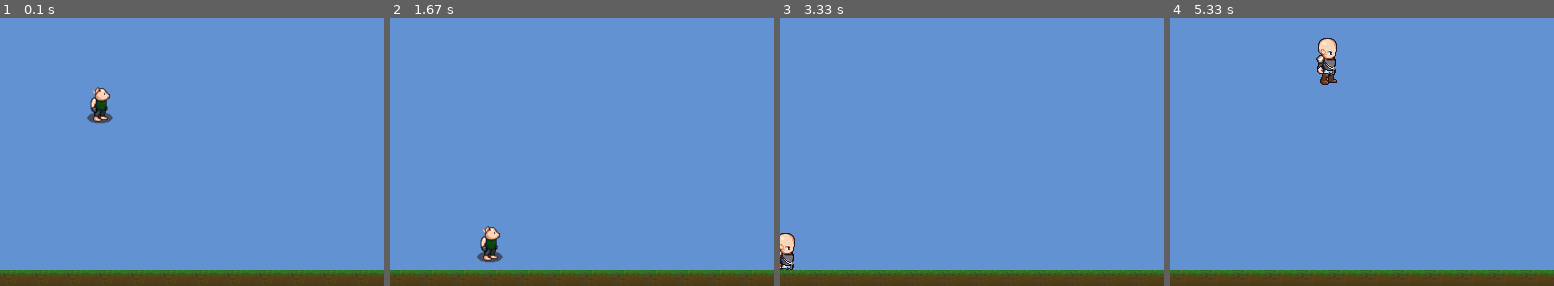
Above: before the commit, frames 1-4 (left to right).
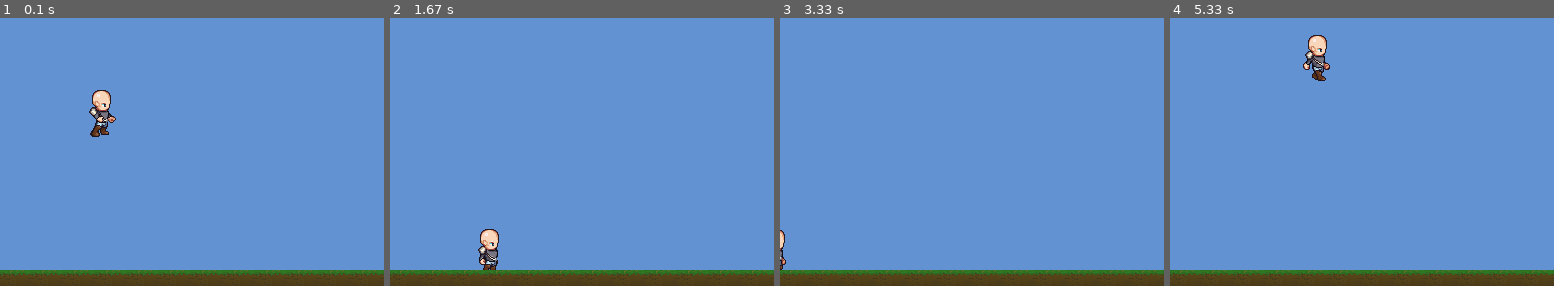
Above: after the commit, the same moments.

Repository: Yarza-X/PyGame_2DPlatformer
Game: pygame game, started from main.py
Same seed, same stepped clock (60 frames per second), same inputs: the game is played once before the commit and once after it.
Inputs:
- Up to frame 1 (0.1 s): no input
- Up to frame 2 (1.67 s): hold Up 0.83-1.3 s
- Up to frame 3 (3.33 s): hold Left 1.83-2.37 s; hold Right from 3.23 s (still down)
- Up to frame 4 (5.33 s): release Right at 3.87 s; hold Left 3.9-4.37 s; hold Right 4.4-4.87 s; hold Up 4.9-5.2 s; hold Right from 5.23 s (still down)

The runs differ from the first frame. In frame 1, 0.8% of the frame differs, in the area x 22-31%, y 25-45%; in frame 2, 0.7%; in frame 3, 0.5%; in frame 4, 1.1%, in the area x 34-44%, y 6-25%.

Commit message:
Added walk and idle animation

Diff:
--- a/player.py
+++ b/player.py
@@ -5,10 +5,11 @@
 
 class Player(Sprite):
     def __init__(self, startx, starty):
-        super().__init__("sprites/player/P1.png", startx, starty)
+        super().__init__("sprites/player/P_idle_01.png", startx, starty)
 
         self.stand_image = self.image
-        self.walk_cycle = [pygame.image.load(f"sprites/player/P_walk_{i:0>2}.png") for i in range(1, 2)]
+        self.walk_cycle = [pygame.image.load(f"sprites/player/P_walk_{i:0>2}.png") for i in range(1, 18)]
+        self.idle_cycle = [pygame.image.load(f"sprites/player/P_idle_{i:0>2}.png") for i in range(1, 16)]
         self.animation_index = 0
         self.facing_left = False
 
@@ -21,7 +22,16 @@
         self.image = self.walk_cycle[self.animation_index]
         if self.facing_left:
             self.image = pygame.transform.flip(self.image, True, False)
-        if self.animation_index < len(self.walk_cycle)-1:
+        if self.animation_index < len(self.walk_cycle) - 1:
+            self.animation_index += 1
+        else:
+            self.animation_index = 0
+
+    def idle_animation(self):
+        self.image = self.idle_cycle[self.animation_index]
+        if self.facing_left:
+            self.image = pygame.transform.flip(self.image, True, False)
+        if self.animation_index < len(self.idle_cycle) - 1:
             self.animation_index += 1
         else:
             self.animation_index = 0
@@ -40,7 +50,7 @@
             self.walk_animation()
             horizontal_speed = self.speed
         else:
-            self.image = self.stand_image
+            self.idle_animation()
         if key[pygame.K_UP] and onground:
             self.vertical_speed = -self.jump
         if self.vertical_speed < 10 and not onground:
Binary file removed: sprites/player/Download63430.png
Binary file removed: sprites/player/P1.png
Binary file added: sprites/player/P_idle_01.png
Binary file added: sprites/player/P_idle_02.png
Binary file added: sprites/player/P_idle_03.png
Binary file added: sprites/player/P_idle_04.png
Binary file added: sprites/player/P_idle_05.png
Binary file added: sprites/player/P_idle_06.png
Binary file added: sprites/player/P_idle_07.png
Binary file added: sprites/player/P_idle_08.png
Binary file added: sprites/player/P_idle_09.png
Binary file added: sprites/player/P_idle_10.png
(and 22 more such lines)
